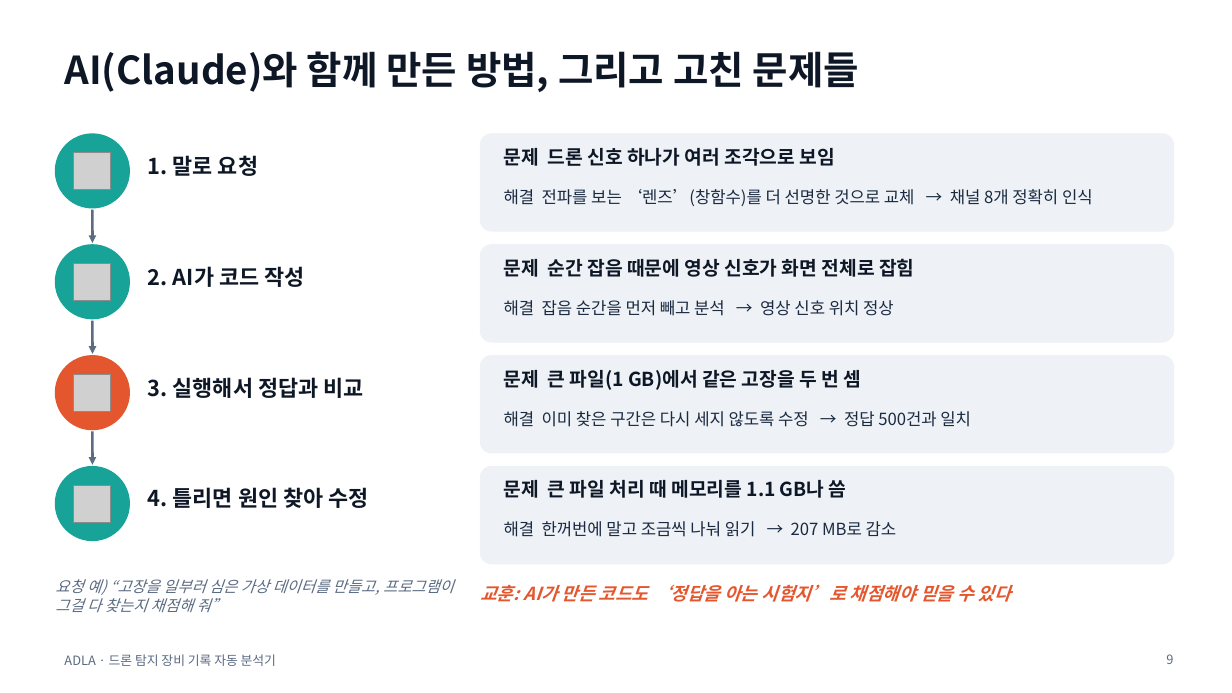
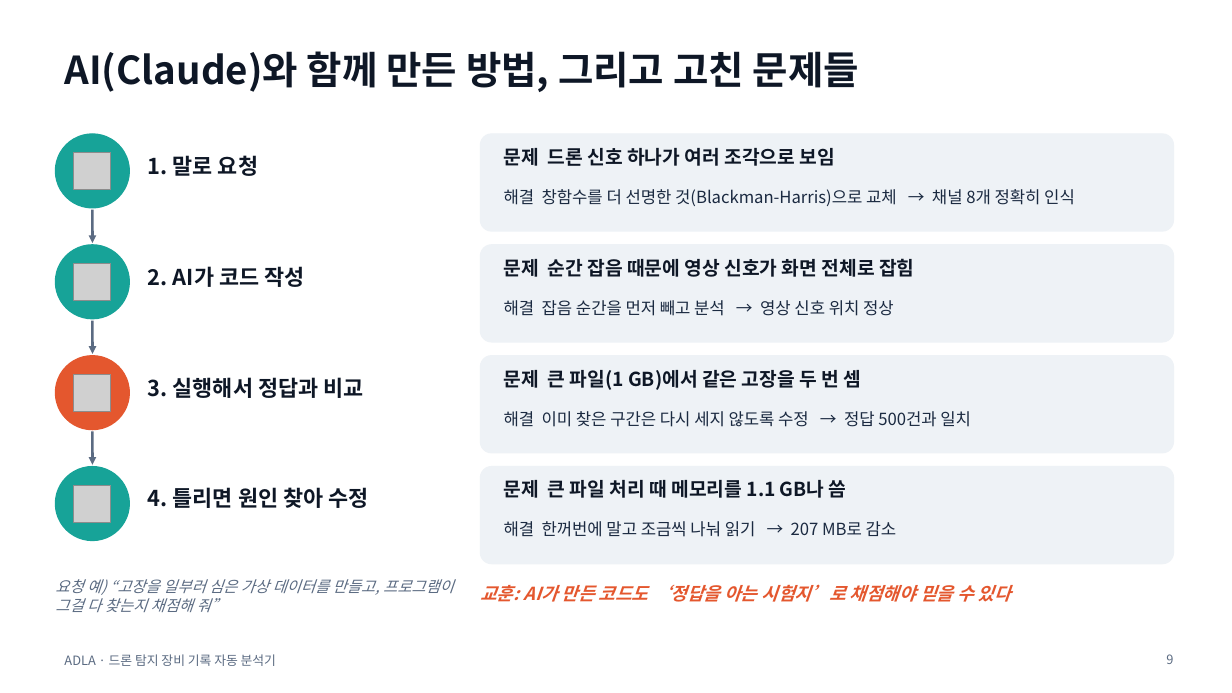
Before and after one commit to taeseokyoon/antidrone-log-analyzer, a slide deck: slide 9 of docs/ADLA_presentation.pptx. Drawn at 1232x693 pixels with LibreOffice and Linux fonts; fonts in the diff are those of the drawing; grey boxes stand for pictures. Boxes give left, top, right and bottom in pixels: in the first picture for what was removed or moved away, otherwise in the second. Text is boxed around its words. In the diff, an @@ line names an element or a change of style, - is before the commit and + after.

```diff
--- a/docs/ADLA_presentation.pptx
+++ b/docs/ADLA_presentation.pptx
@@ text at (504,189,1075,206): text changed @@
-해결 전파를 보는 ‘렌즈’(창함수)를 더 선명한 것으로 교체 → 채널 8개 정확히 인식
+해결 창함수를 더 선명한 것(Blackman-Harris)으로 교체 → 채널 8개 정확히 인식
```
Also in this commit, not shown: 4 other slides changed, 2 other files.
